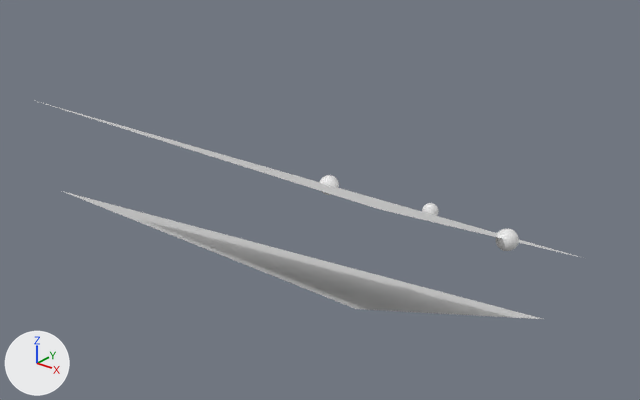
An edit to the Blender file test/triangle.blend, drawn before and after from the same camera.
Both versions are drawn from a 50 mm camera at (2.56, -3.26, 2.24) aimed at (-0.21, 0.19, 0.3). The lights are fixed; the arrows at lower left show +X, +Y and +Z.

Before the edit, the objects in view are built like this:
```python
me_plane = bpy.data.meshes.new('Plane')
me_plane.from_pydata([(-1.0, -1.0, 1.0), (1.0, -1.0, 1.0), (1.0, 1.0, 0.0)], [], [(0, 1, 2)])
me_plane_001 = bpy.data.meshes.new('Plane.001')
me_plane_001.from_pydata([(-1.33, -0.67, 0.33), (0.67, -0.67, 0.33), (0.67, 1.33, -0.67)], [], [(0, 1, 2)])
ob_plane = bpy.data.objects.new('Plane', me_plane)
ob_plane.location = (0.0, 0.0, 0.0)
ob_plane_001 = bpy.data.objects.new('Plane.001', me_plane_001)
ob_plane_001.location = (0.0, 0.0, 0.0)
```
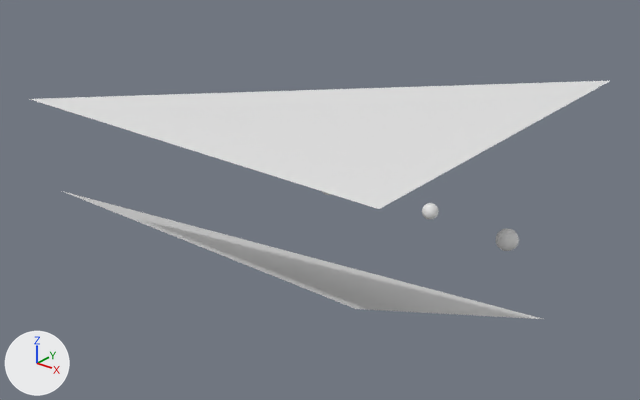
What differs and where, as boxes [x1, y1, x2, y2] in the pictures (640 x 400 px):
'Plane', reshaped (6% wider, 18% shorter)
    before: [40, 102, 586, 259]
    after: [30, 81, 609, 209]

Diff of the bpy script that builds the scene:
```diff
--- a/test/triangle.blend.py
+++ b/test/triangle.blend.py
@@ me_plane @@
 me_plane.from_pydata(...)  # 3 vertices, 1 face; spans x -1.0..1.0, y -1.0..1.0, z 0.0..1.0
 # used by ob_plane; location = (0.0, 0.0, 0.0)
-me_plane.vertices[2].co = (1.0, 1.0, 0.0)  # pixel (586, 258)
+# me_plane part 1
+me_plane.vertices[2].co = (1.0, 1.0, 1.0)
```
